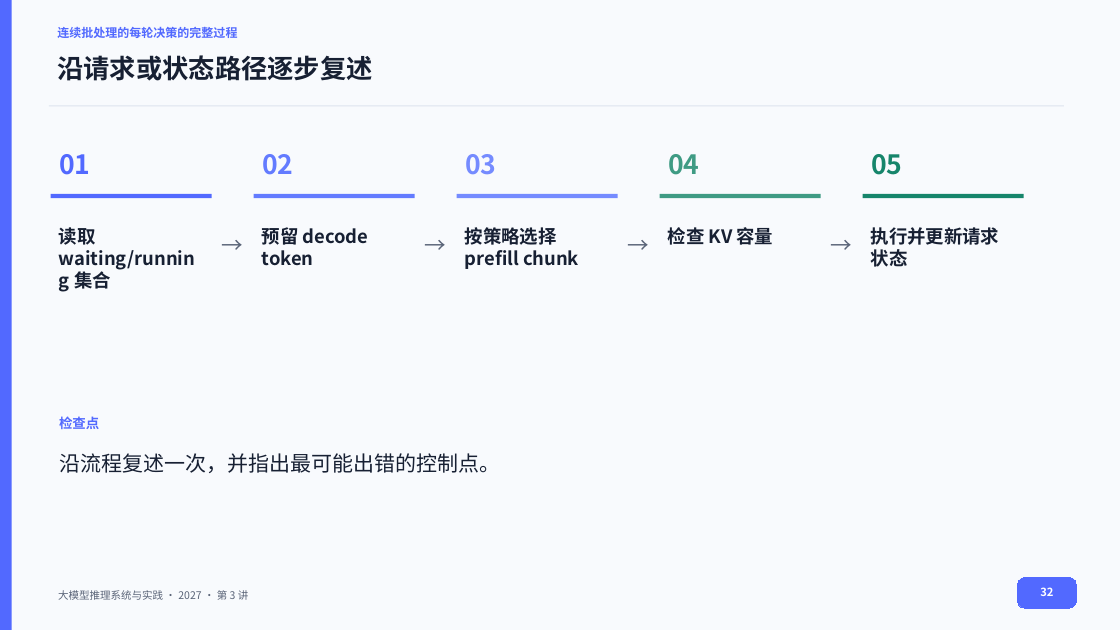
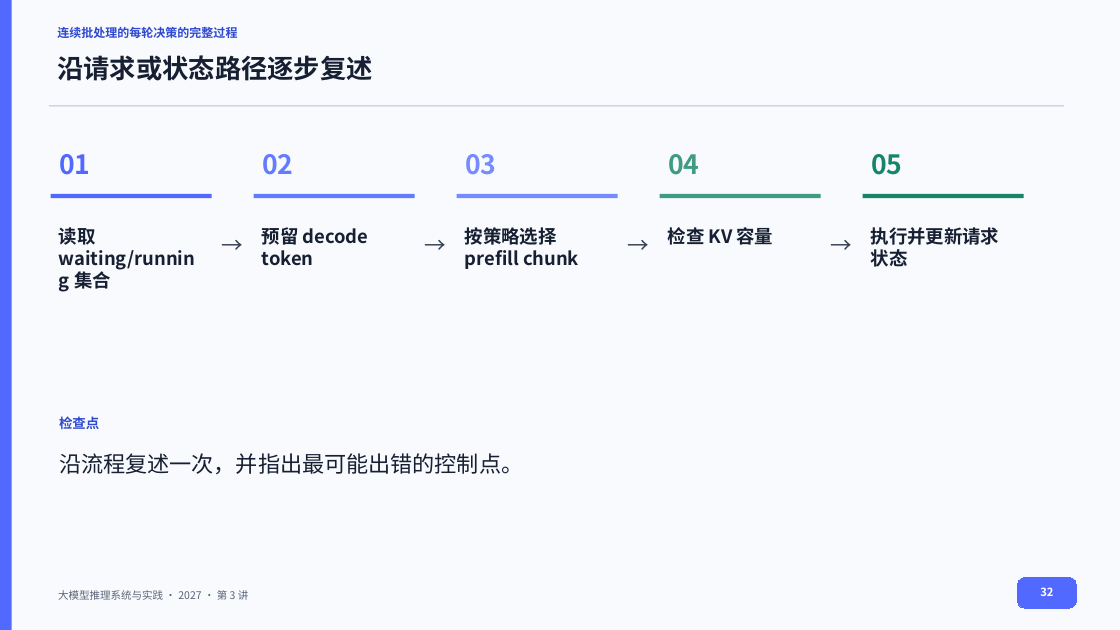
Before and after one commit to vLLM-HUST/intro-to-llm-inference-engines, a slide deck: slide 32 of build/slides/2027/lectures-8-pptx/第03讲_请求调度与连续批处理.pptx. Drawn at 1120x630 pixels with LibreOffice and Linux fonts; fonts in the diff are those of the drawing. Boxes give left, top, right and bottom in pixels: in the first picture for what was removed or moved away, otherwise in the second. Text is boxed around its words. In the diff, an @@ line names an element or a change of style, - is before the commit and + after.

```diff
--- a/build/slides/2027/lectures-8-pptx/第03讲_请求调度与连续批处理.pptx
+++ b/build/slides/2027/lectures-8-pptx/第03讲_请求调度与连续批处理.pptx
@@ text "连续批处理的每轮决策的完整过程" at (57, 27, 237, 38): text colour #5269FF to #2F49D1 @@
@@ line (49, 106) - (1065, 106): stroke #DDE3EE 0.75 pt to #B7C2D3 0.94 pt @@
@@ text colour #5A6478 to #344054 in 4 elements at (213, 228, 252, 263), (417, 228, 455, 263), (620, 228, 659, 263), (823, 228, 861, 263) @@
@@ text "检查点" at (59, 416, 99, 429): text colour #5269FF to #2F49D1 @@
@@ text "沿流程复述一次，并指出最可能出错的控制点。" at (59, 453, 523, 474): size 18 to 19 pt @@
```
Also in this commit, not shown: 41 other slides changed, 25 other files.
